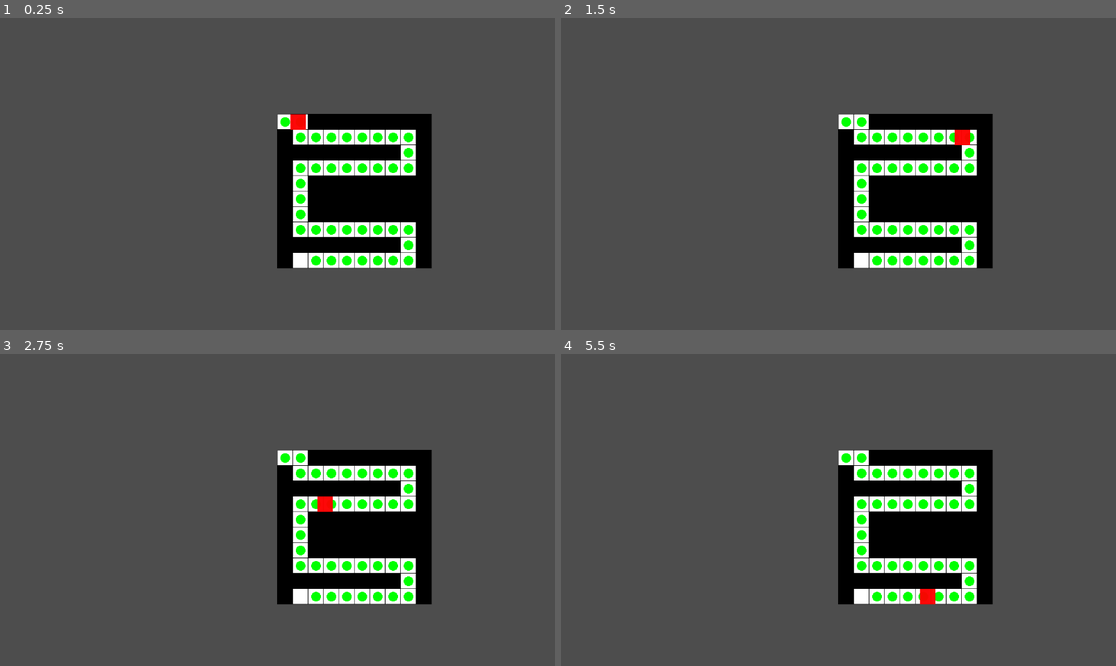
Above: before the commit, frames 1-4 (two rows, left to right).
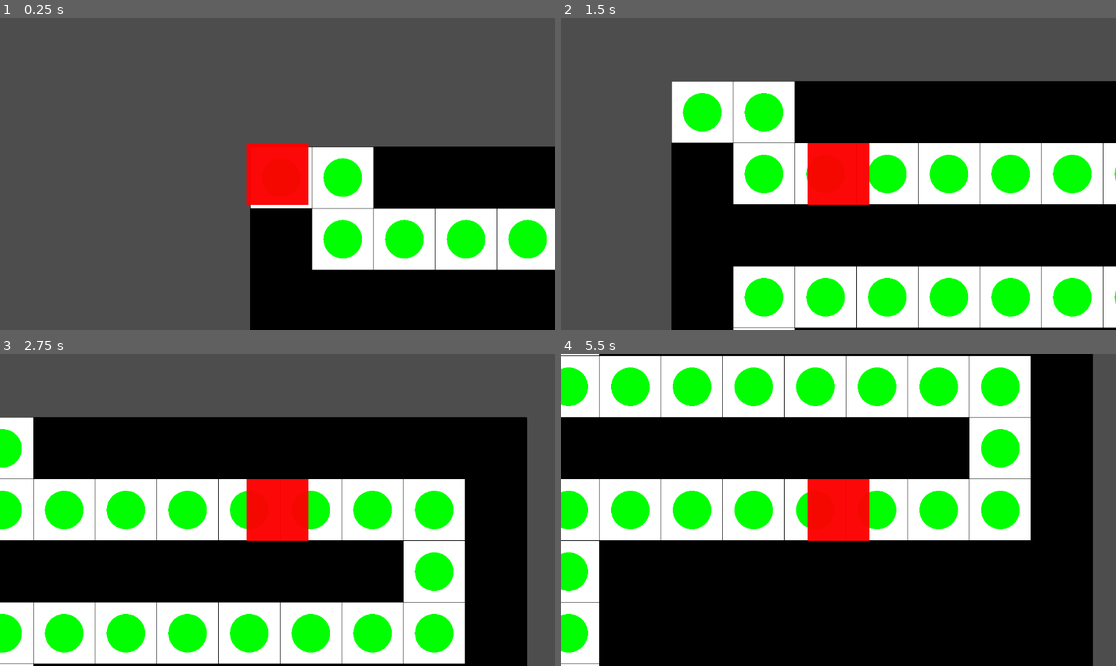
Above: after the commit, the same moments.

Repository: gkabadzhov/heistproto
Game: Godot game, scene res://Scenes/HeistExecution.tscn
Two runs of this game, one before a commit and one after it. Both use one fixed random seed, a clock stepped at 60 frames per second and the inputs below.
Inputs (mouse positions are in pixels of both pictures, inside the frame that each line leads up to):
- Up to frame 1 (0.25 s): no input
- Up to frame 2 (1.5 s): tap Enter at 0.5 s; move the mouse to (960, 158) at 0.52 s; hold W 0.53-1.25 s; tap 1 at 0.6 s; click (960, 158) at 0.67 s; tap Space at 0.77 s; drag from (727, 189) to (810, 236) at 1.27 s
- Up to frame 3 (2.75 s): move the mouse to (333, 441) at 2.02 s; hold W from 2.03 s (still down); tap 3 at 2.1 s
- Up to frame 4 (5.5 s): release W at 2.75 s; drag from (810, 572) to (672, 463) at 2.77 s; move the mouse to (1005, 556) at 3.52 s; tap 5 at 3.6 s; tap Space at 3.77 s; drag from (672, 463) to (755, 432) at 4.27 s; move the mouse to (866, 510) at 5.02 s; tap Q at 5.1 s; click (866, 510) at 5.17 s

The runs differ from the first frame. In frame 1, 32% of the frame differs, in the area x 44-100%, y 30-100%; in frame 2, 59%; in frame 3, 71%; in frame 4, 91%, in the area x 0-96%, y 0-100%.

Commit message:
fixing small issues with astar algorithm

Diff:
--- a/Scenes/AStar/Character.tscn
+++ b/Scenes/AStar/Character.tscn
@@ -8,3 +8,7 @@
 
 [node name="Sprite2D" type="Sprite2D" parent="."]
 texture = ExtResource("2_x6g8g")
+
+[node name="Camera2D" type="Camera2D" parent="."]
+zoom = Vector2(8, 8)
+limit_smoothed = true
--- a/Scenes/HeistExecution.tscn
+++ b/Scenes/HeistExecution.tscn
@@ -9,6 +9,4 @@
 
 [node name="Character" parent="Pathfinding" instance=ExtResource("2_lr27x")]
 
-[node name="Camera2D" type="Camera2D" parent="."]
-position = Vector2(0, 62)
-zoom = Vector2(2, 2)
+[node name="SubViewport" type="SubViewport" parent="."]
--- a/Scripts/CharacterAStar.gd
+++ b/Scripts/CharacterAStar.gd
@@ -1,6 +1,6 @@
 extends Node2D
 
-var speed = 100
+var speed = 40
 
 var path = []
 var current_path_index = 0
